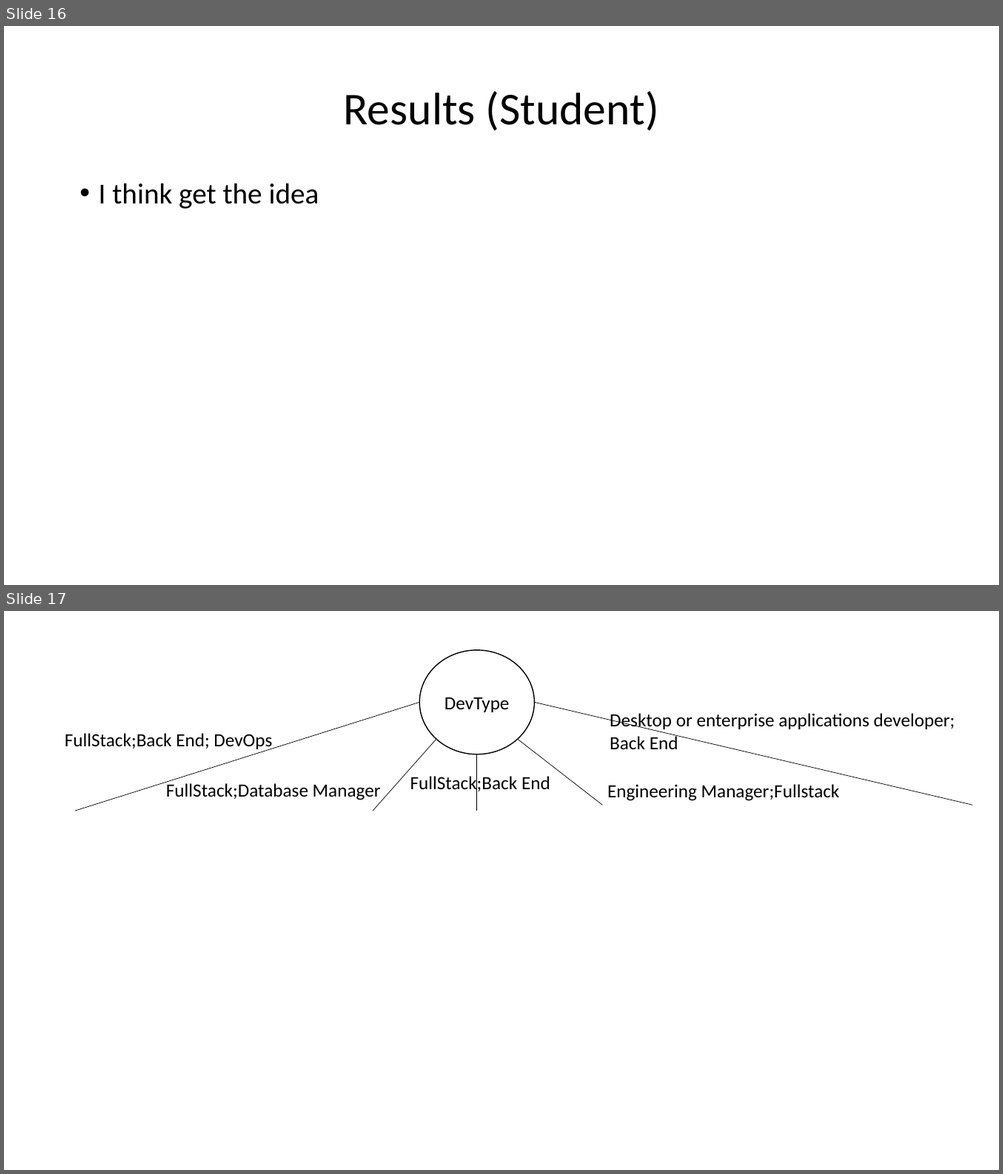
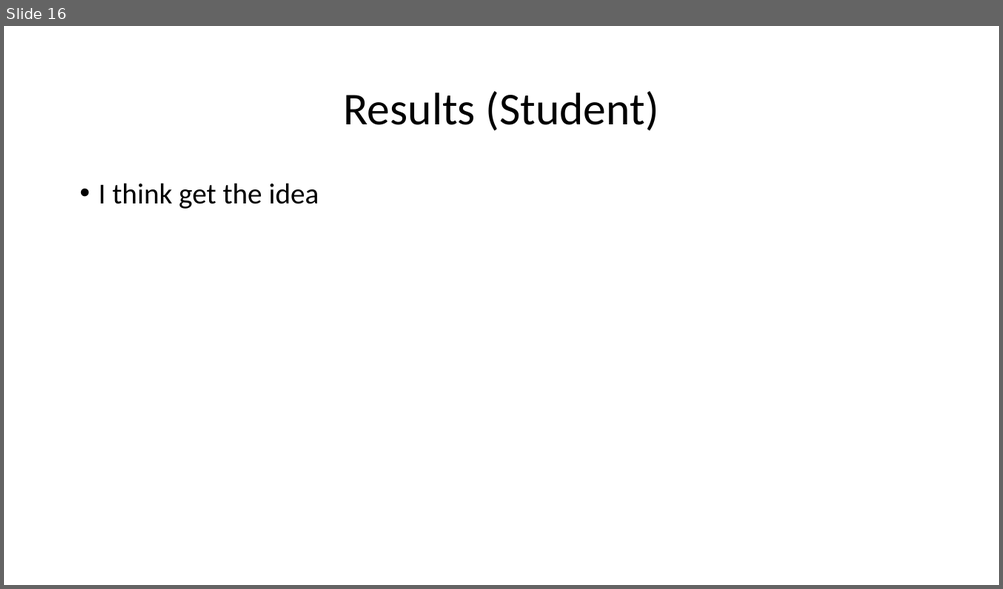
Before and after one commit to Iotaslair/DM-ML-Personal-Project, a slide deck: Presentations/For Me/Presentation.pptx. Shown one above the other, each under a label of ours: slides 16 and 17 before the commit, slide 16 after it. The pictures are 1003x1174 and 1003x589 pixels, drawn with LibreOffice and Linux fonts; fonts in the diff are those of the drawing. Boxes give left, top, right and bottom in pixels: in the first picture for what was removed or moved away, otherwise in the second. Text is boxed around its words. In the diff, an @@ line names an element or a change of style, - is before the commit and + after.

```diff
--- a/Presentations/For Me/Presentation.pptx
+++ b/Presentations/For Me/Presentation.pptx
@@ slide 17 removed at (x1=4, y1=611, x2=999, y2=1170), background #FFFFFF @@
@@ ellipse removed at (x1=420, y1=649, x2=535, y2=755) @@
-DevType
@@ line removed from (420, 702) to (75, 811) @@
@@ line removed from (535, 702) to (973, 805) @@
@@ text removed at (x1=609, y1=713, x2=955, y2=749) @@
-Desktop or enterprise applications developer;
-Back End
@@ text removed at (x1=65, y1=733, x2=272, y2=751) @@
-FullStack;Back End; DevOps
@@ line removed from (436, 739) to (373, 811) @@
@@ line removed from (518, 739) to (603, 805) @@
@@ line removed from (477, 755) to (477, 811) @@
@@ text removed at (x1=166, y1=782, x2=381, y2=802) @@
-FullStack;Database Manager
@@ text removed at (x1=410, y1=775, x2=550, y2=795) @@
-FullStack;Back End
@@ text removed at (x1=607, y1=784, x2=839, y2=801) @@
-Engineering Manager;Fullstack
```
Also in this commit, not shown: 1 slide added, 3 other files.
